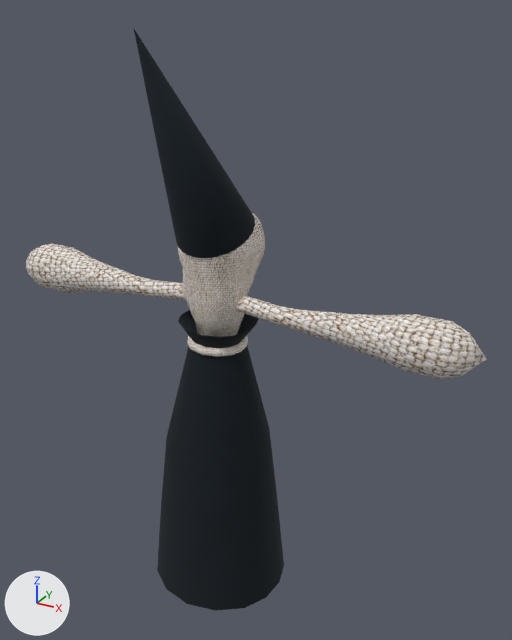
The glTF model gammaproject/assets/models/Veksas.gltf: old version first, new version second.
The view is the same before and after, from a camera (50 mm lens) standing at (1.34, -2.13, 2.28) and looking at (0.14, 0.04, 1.2). Every picture has the same lights, and +X, +Y and +Z are marked at lower left. The first picture is the older version. Where no turn or scale is listed for an object, it has been applied to the vertices.

The first picture shows 'Arms', 'Body', 'Hat', 'Lower'.
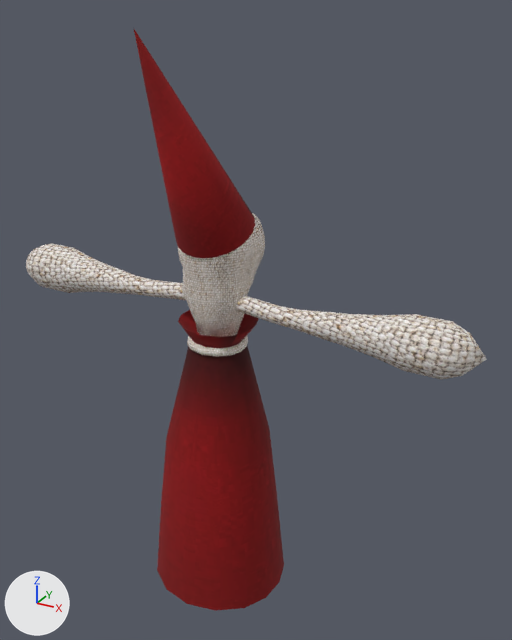
Location of each change, [x1, y1, x2, y2] in pixels of the pictures (512 x 640 px):
'Lower', surface changed (black to red)
    both: [157, 310, 284, 611]
'Hat', surface changed (black to red)
    both: [134, 29, 255, 258]

The change, as a diff of the scene's bpy script:
```diff
--- a/gammaproject/assets/models/Veksas.gltf.py
+++ b/gammaproject/assets/models/Veksas.gltf.py
@@ img_chr_slink_redvelvet @@
+img_chr_slink_redvelvet = load_image('CHR_SLINK_REDVELVET', '../textures/CHR_SLINK_REDVELVET.jpg', 512, 512, 'sRGB')
@@ mat_leather @@
 mat_leather = principled_material('Leather')
-mat_leather.texture = img_chr_lut_leather
+mat_leather.texture = img_chr_slink_redvelvet
 mat_leather.roughness = 1.0
```
